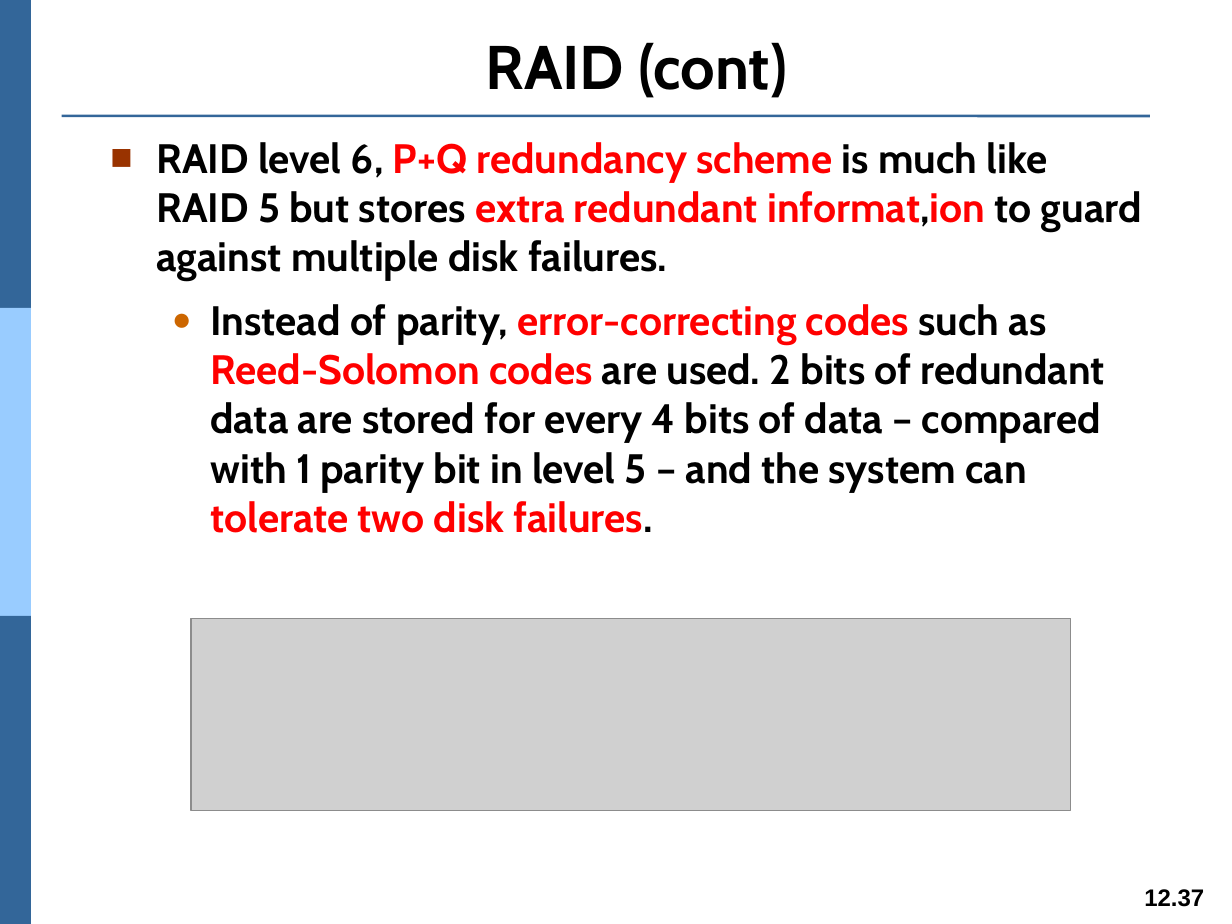
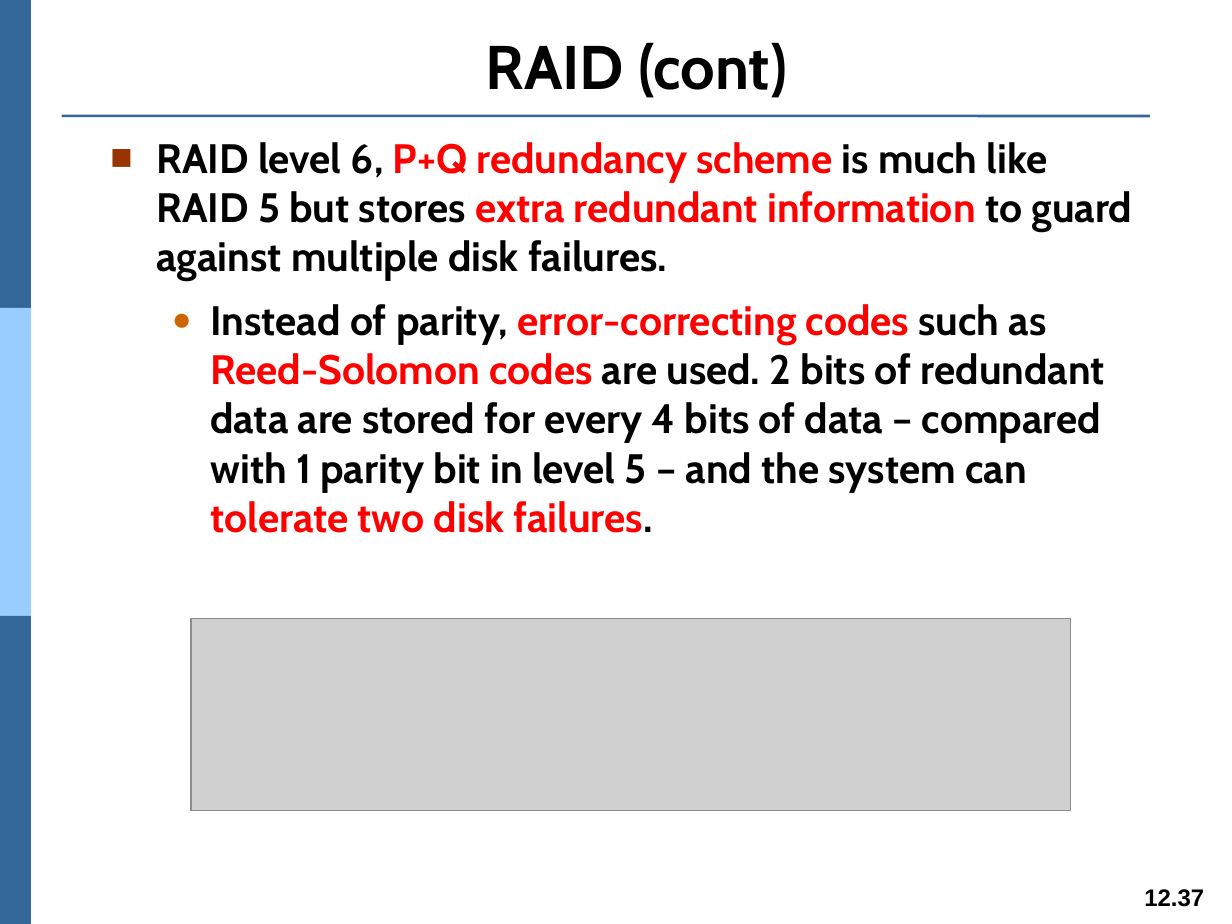
Before and after one commit to Yang09701194/OS_Learning, a slide deck: slide 37 of ch12.pptx. Drawn at 1232x924 pixels with LibreOffice and Linux fonts; fonts in the diff are those of the drawing; grey boxes stand for pictures. Boxes give left, top, right and bottom in pixels: in the first picture for what was removed or moved away, otherwise in the second. Text is boxed around its words. In the diff, an @@ line names an element or a change of style, - is before the commit and + after.

```diff
--- a/ch12.pptx
+++ b/ch12.pptx
@@ text at (x1=157, y1=142, x2=1132, y2=281): text changed @@
-■ RAID level 6, P+Q redundancy scheme is much like RAID 5 but stores extra redundant informat,ion to guard against multiple disk failures.
+■ RAID level 6, P+Q redundancy scheme is much like RAID 5 but stores extra redundant information to guard against multiple disk failures.
```
Also in this commit, not shown: 6 other slides changed, 1 slide added.
